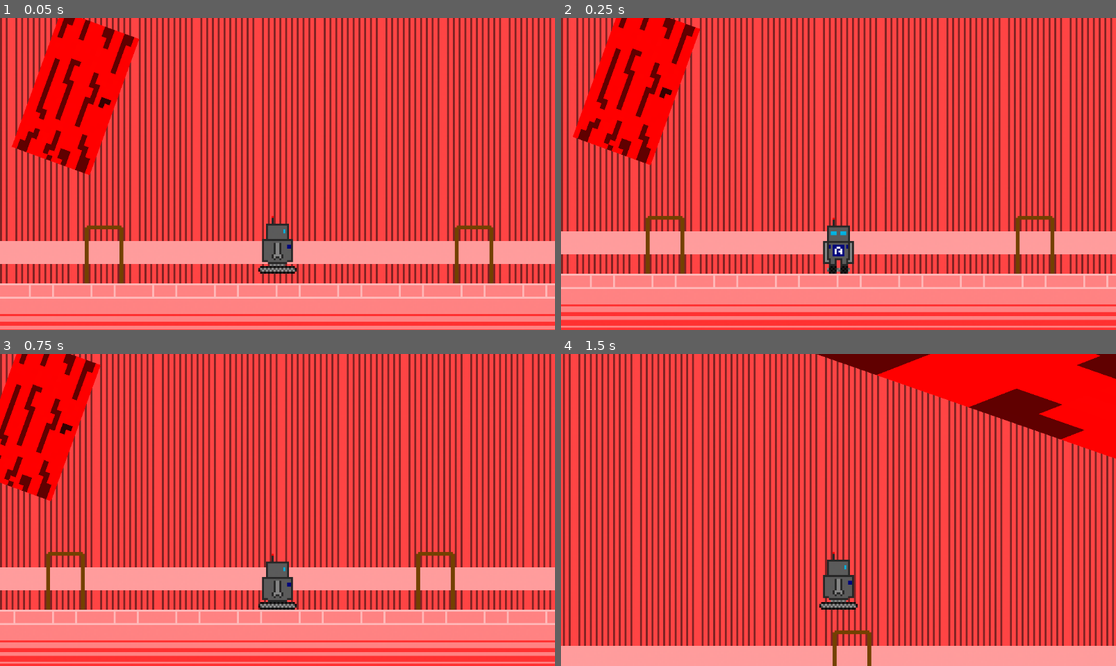
Above: before the commit, frames 1-4 (two rows, left to right).
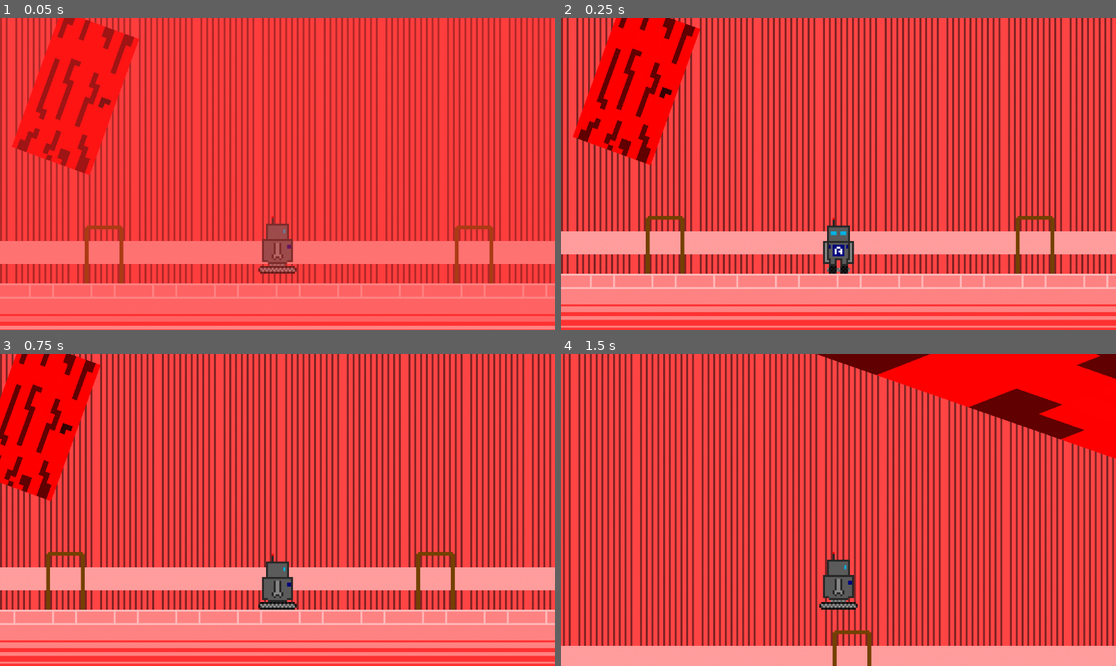
Above: after the commit, the same moments.

Repository: Letacio-Bezerra/Projeto-Games-Fiap
Game: Godot game, scene res://Scenes/level_1.tscn
Two runs of this game, one before a commit and one after it. Both use one fixed random seed, a clock stepped at 60 frames per second and the inputs below. This scene is started directly instead of the project's main scene.
Inputs:
- Up to frame 1 (0.05 s): no input
- Up to frame 2 (0.25 s): no input
- Up to frame 3 (0.75 s): tap Enter at 0.5 s; hold D (right) from 0.53 s (still down); tap E (interact) at 0.6 s
- Up to frame 4 (1.5 s): keep holding D (right); tap Space (jump) at 0.77 s; tap E (interact) at 1.35 s

The runs differ from the first frame. In frame 1, 43% of the frame differs, in the area x 0-100%, y 0-98%; in frame 2, nothing differs; in frame 3, nothing differs; in frame 4, nothing differs.

Commit message:
Luz piscando no level run

Diff:
--- a/ac-1-2-tri/Scenes/level_1.tscn
+++ b/ac-1-2-tri/Scenes/level_1.tscn
@@ -7,6 +7,8 @@
 [ext_resource type="Texture2D" uid="uid://blgbsvtxsgl84" path="res://Assets/Pixel art/level_0/level_0_spritesheet.png" id="4_xrdnt"]
 [ext_resource type="Texture2D" uid="uid://bgp3mupuuokt5" path="res://Assets/Pixel art/Porta Vermelha.png" id="5_wrinw"]
 [ext_resource type="PackedScene" uid="uid://t4eba58qrakf" path="res://Scenes/player.tscn" id="7_lsmp6"]
+[ext_resource type="Texture2D" uid="uid://uu3fopl2reep" path="res://Assets/Pixel art/level_run/luz_runlevel.png" id="8_xrdnt"]
+[ext_resource type="Script" uid="uid://dofcqpaqot8h6" path="res://Scenes/luz.gd" id="9_wrinw"]
 
 [sub_resource type="TileSetAtlasSource" id="TileSetAtlasSource_chwpn"]
 texture = ExtResource("1_6444e")
@@ -85,6 +87,20 @@
 physics_layer_0/collision_layer = 1
 sources/0 = SubResource("TileSetAtlasSource_6r07y")
 
+[sub_resource type="SpriteFrames" id="SpriteFrames_wrinw"]
+animations = [{
+"frames": [{
+"duration": 1.0,
+"texture": ExtResource("8_xrdnt")
+}, {
+"duration": 1.0,
+"texture": null
+}],
+"loop": true,
+"name": &"luz",
+"speed": 8.0
+}]
+
 [node name="run_for_your_life" type="Node2D" unique_id=607506445]
 texture_filter = 1
 script = ExtResource("1_evi0p")
@@ -149,4 +165,13 @@
 texture = ExtResource("5_wrinw")
 
 [node name="Player" parent="." unique_id=2086417280 instance=ExtResource("7_lsmp6")]
-position = Vector2(-502, -47)
+position = Vector2(-497, -154)
+
+[node name="Luz" type="AnimatedSprite2D" parent="." unique_id=1903880967]
+position = Vector2(-321.99997, -172.5)
+scale = Vector2(124.6875, 12.15625)
+sprite_frames = SubResource("SpriteFrames_wrinw")
+animation = &"luz"
+frame = 1
+frame_progress = 0.80301154
+script = ExtResource("9_wrinw")
--- /dev/null
+++ b/ac-1-2-tri/Scenes/luz.gd
@@ -0,0 +1,12 @@
+extends AnimatedSprite2D
+@onready var animated_sprite_2d: AnimatedSprite2D = $"."
+
+# Called when the node enters the scene tree for the first time.
+func _ready() -> void:
+	animated_sprite_2d.play("luz")
+	pass # Replace with function body.
+
+
+# Called every frame. 'delta' is the elapsed time since the previous frame.
+func _process(delta: float) -> void:
+	pass
Not shown, added: ac-1-2-tri/Scenes/luz.gd.uid
